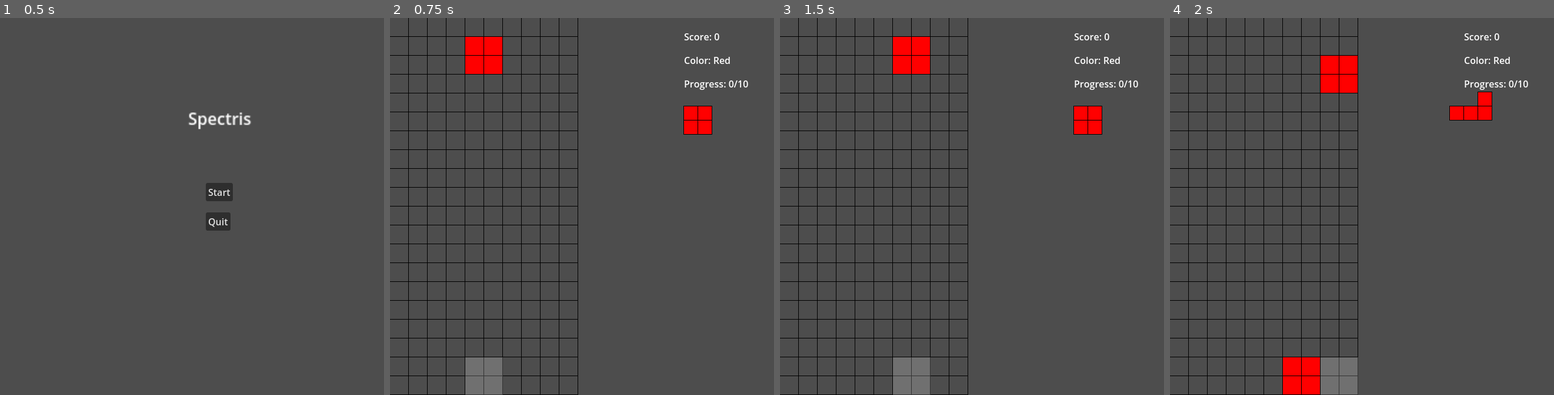
Above: before the commit, frames 1-4 (left to right).
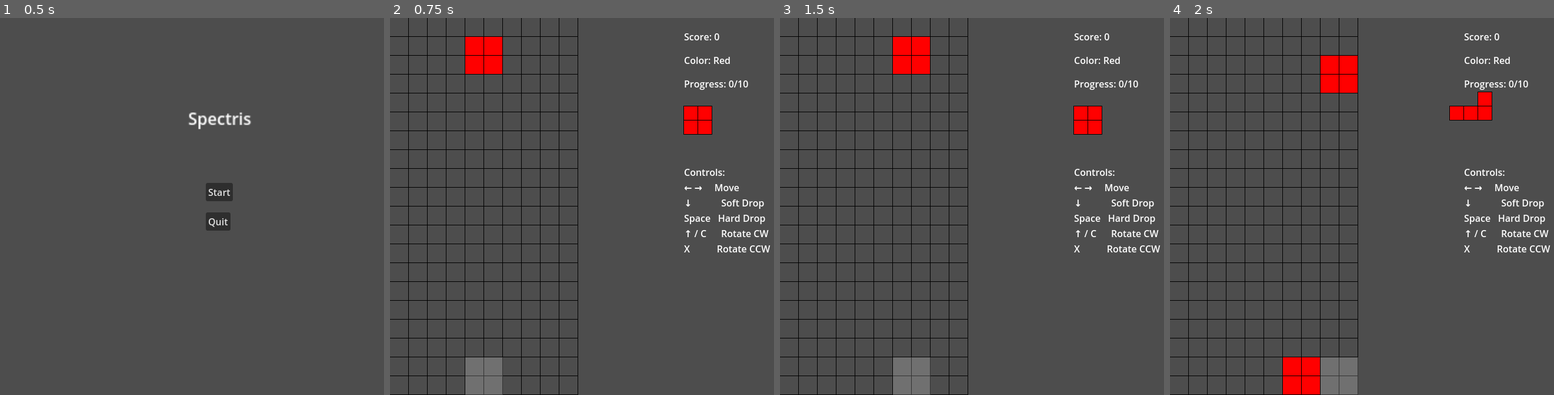
Above: after the commit, the same moments.

Repository: ChinZhengHong/Spectris
Game: Godot game, scene res://main_menu.tscn
Same seed, same stepped clock (60 frames per second), same inputs: the game is played once before the commit and once after it.
Inputs:
- Up to frame 1 (0.5 s): no input
- Up to frame 2 (0.75 s): click "Start" at 0.5 s
- Up to frame 3 (1.5 s): tap Enter at 1.25 s; hold Right (ui_right) from 1.28 s (still down); hold C (rotate_ccw) from 1.28 s (still down)
- Up to frame 4 (2 s): keep holding Right (ui_right); keep holding C (rotate_ccw); tap Space (ui_select) at 1.52 s

Frame 1 is identical in both runs. In frame 2, 0.7% of the frame differs, in the area x 76-100%, y 40-63%; in frame 3, 0.7%; in frame 4, 0.7%.

Commit message:
add text for control and main menu button when game over

Diff:
--- a/game_manager.gd
+++ b/game_manager.gd
@@ -104,3 +104,7 @@
 
 func _on_restart_button_pressed() -> void:
 	get_tree().reload_current_scene()
+
+
+func _on_menu_button_pressed() -> void:
+	get_tree().change_scene_to_file("res://main_menu.tscn")
--- a/main.tscn
+++ b/main.tscn
@@ -88,9 +88,30 @@
 offset_bottom = 371.0
 text = "Restart"
 
+[node name="MenuButton" type="Button" parent="UI/GameOverPanel"]
+layout_mode = 0
+offset_left = 285.0
+offset_top = 390.0
+offset_right = 381.0
+offset_bottom = 421.0
+text = "Main Menu"
+
+[node name="ControlsLabel" type="Label" parent="UI"]
+offset_left = 500.0
+offset_top = 250.0
+offset_right = 540.0
+offset_bottom = 273.0
+text = "Controls:
+← →     Move
+↓            Soft Drop
+Space   Hard Drop
+↑ / C      Rotate CW
+X           Rotate CCW"
+
 [node name="NextPieceReview" type="Node2D" parent="."]
 position = Vector2(500, 150)
 script = ExtResource("4_hw73r")
 
 [connection signal="timeout" from="CurrentPiece/Timer" to="CurrentPiece" method="_on_timer_timeout"]
 [connection signal="pressed" from="UI/GameOverPanel/RestartButton" to="GameManager" method="_on_restart_button_pressed"]
+[connection signal="pressed" from="UI/GameOverPanel/MenuButton" to="GameManager" method="_on_menu_button_pressed"]
